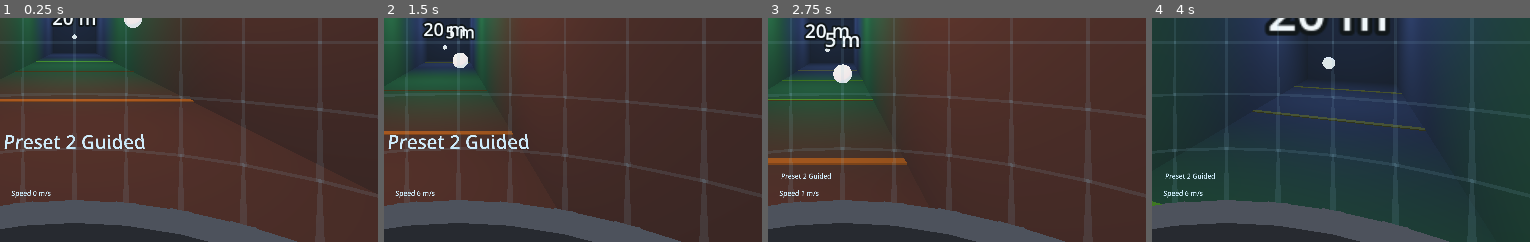
Above: before the commit, frames 1-4 (left to right).
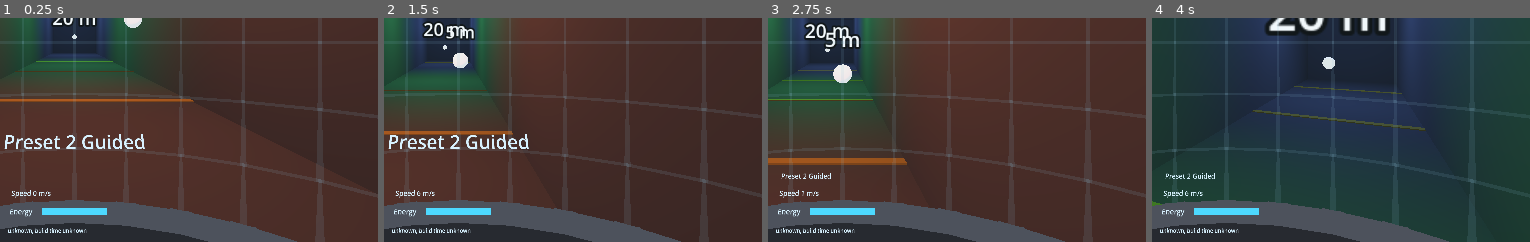
Above: after the commit, the same moments.

Repository: noless-zz/meltdown
Game: Godot game, scene res://main.tscn
The game is run twice, just before and just after one commit, with the same random seed, the same clock (stepped at 60 frames per second) and the same inputs.
Inputs (mouse positions are % of the whole screen's width and height, from its top left):
- Up to frame 1 (0.25 s): no input
- Up to frame 2 (1.5 s): tap Enter at 0.5 s; move the mouse to (73, 45) at 0.52 s; hold D 0.53-1.28 s; tap R at 0.6 s; click (73, 45) at 0.67 s; tap Space at 0.77 s; move the mouse to (29, 55) at 1.27 s; hold S from 1.28 s (still down); tap E at 1.35 s
- Up to frame 3 (2.75 s): tap Space at 1.52 s; move the mouse to (61, 28) at 2.02 s; release S at 2.03 s; hold D from 2.03 s (still down); tap Shift at 2.1 s
- Up to frame 4 (4 s): move the mouse to (45, 70) at 2.77 s; release D at 2.78 s; hold W 2.78-3.53 s; tap Z at 2.85 s; click (45, 70) at 2.92 s; tap Space at 3.02, 3.77 s; move the mouse to (82, 65) at 3.52 s; hold Left from 3.53 s (still down); tap Tab at 3.6 s
The pictures show only the part of the screen within x 40-90%, y 45-94%; the shares and areas given below are measured in that part.

The runs differ from the first frame. In frame 1, 0.8% of the frame differs, in the area x 2-29%, y 57-97%; in frame 2, 0.8%; in frame 3, 0.8%; in frame 4, 0.8%.

Commit message:
Draw the status panel over the cockpit frame (#199)
The solid shell of presets 1 and 2 sits nearer the eye than the status
panel, so the panel was hidden on preset 1 and cut by the window edge on
preset 2. Drawing it without a depth test, at a render priority above the
frame and below the reset fade, keeps it readable without moving it or
changing any cockpit file, and the fade still covers it.

Co-Authored-By: Claude Opus 5.5 <noreply@anthropic.com>
Claude-Session: https://claude.ai/code/session_01Hhhk42PAtihXfqxH2SDAqA

Diff:
--- /dev/null
+++ b/game/tests/test_status_panel_depth.gd
@@ -0,0 +1,121 @@
+extends RefCounted
+
+## The status panel draws over the cockpit frame and under the reset fade
+## (#199): the solid shell of presets 1 and 2 is nearer than the panel, so
+## without this the panel would be hidden on preset 1 and cut by the window
+## edge on preset 2 (CMF-1, CMF-6, ARC-3).
+
+const COCKPIT_DIR: String = "res://xr/cockpits"
+const SHIPPED_COCKPITS: Array[String] = ["anchored.json", "guided.json", "glass.json", "open.json"]
+## What the panel's placement was before #199; it must not move.
+const EXPECTED_POSITION: Vector3 = Vector3(0.0, -0.3, -0.55)
+const EXPECTED_TILT_DEGREES: float = 30.0
+
+
+## The render priorities of every material the panel draws with, by node name.
+static func _panel_priorities(panel: StatusPanel) -> Dictionary:
+	var result: Dictionary = {}
+	for child: Node in panel.get_children():
+		if child is Label3D:
+			result[String(child.name)] = (child as Label3D).render_priority
+		elif child is MeshInstance3D:
+			result[String(child.name)] = (child as MeshInstance3D).material_override.render_priority
+	return result
+
+
+## The highest render priority on any material of `frame`.
+static func _highest_frame_priority(frame: CockpitFrame) -> int:
+	var highest: int = Material.RENDER_PRIORITY_MIN
+	for child: Node in frame.get_children():
+		var instance: GeometryInstance3D = child as GeometryInstance3D
+		if instance == null:
+			continue
+		var material: Material = instance.material_override
+		while material != null:
+			highest = maxi(highest, material.render_priority)
+			material = material.next_pass
+		var multimesh_node: MultiMeshInstance3D = instance as MultiMeshInstance3D
+		if multimesh_node != null and multimesh_node.multimesh.mesh != null:
+			var mesh: Mesh = multimesh_node.multimesh.mesh
+			for surface: int in mesh.get_surface_count():
+				var surface_material: Material = mesh.surface_get_material(surface)
+				if surface_material != null:
+					highest = maxi(highest, surface_material.render_priority)
+	return highest
+
+
+func test_every_label_and_bar_draws_without_depth_test() -> String:
+	var panel: StatusPanel = StatusPanel.new()
+	var problems: Array[String] = []
+	var drawn: int = 0
+	for child: Node in panel.get_children():
+		if child is Label3D:
+			drawn += 1
+			if not (child as Label3D).no_depth_test:
+				problems.append(String(child.name))
+		elif child is MeshInstance3D:
+			drawn += 1
+			var material: BaseMaterial3D = (child as MeshInstance3D).material_override as BaseMaterial3D
+			if material == null or not material.no_depth_test:
+				problems.append(String(child.name))
+	panel.free()
+	if drawn < 7:
+		return "expected at least 7 labels and bars, found %d" % drawn
+	if not problems.is_empty():
+		return "depth test still on for %s" % [problems]
+	return ""
+
+
+func test_priority_sits_above_every_shipped_frame_and_below_the_fade() -> String:
+	var panel: StatusPanel = StatusPanel.new()
+	var priorities: Dictionary = _panel_priorities(panel)
+	panel.free()
+	var fade: FadeOverlay = FadeOverlay.new()
+	var fade_priority: int = fade.material_override.render_priority
+	fade.free()
+	var lowest: int = Material.RENDER_PRIORITY_MAX
+	var highest: int = Material.RENDER_PRIORITY_MIN
+	for value: int in priorities.values():
+		lowest = mini(lowest, value)
+		highest = maxi(highest, value)
+	if highest >= fade_priority or highest >= Material.RENDER_PRIORITY_MAX:
+		return "panel priority %d does not sit below the fade quad's %d" % [highest, fade_priority]
+	for file: String in SHIPPED_COCKPITS:
+		var spec: CockpitSpec = CockpitSpec.load_file(COCKPIT_DIR + "/" + file)
+		if spec.error != "":
+			return "%s: %s" % [file, spec.error]
+		var frame: CockpitFrame = CockpitFrame.new(spec)
+		var frame_priority: int = _highest_frame_priority(frame)
+		var parts: int = frame.get_child_count()
+		frame.free()
+		if parts == 0:
+			return "%s built no parts, so the comparison means nothing" % file
+		if lowest <= frame_priority:
+			return "panel priority %d is not above %s's %d" % [lowest, file, frame_priority]
+	return ""
+
+
+func test_named_priority_lies_between_frame_and_fade() -> String:
+	if StatusPanel.RENDER_PRIORITY <= 0:
+		return "RENDER_PRIORITY %d is not above the frame's default 0" % StatusPanel.RENDER_PRIORITY
+	if StatusPanel.RENDER_PRIORITY_TOP >= Material.RENDER_PRIORITY_MAX:
+		return "RENDER_PRIORITY_TOP %d reaches the fade's priority" % StatusPanel.RENDER_PRIORITY_TOP
+	return ""
+
+
+func test_the_filled_bar_draws_over_its_track() -> String:
+	var panel: StatusPanel = StatusPanel.new()
+	var priorities: Dictionary = _panel_priorities(panel)
+	panel.free()
+	if priorities[StatusPanel.ENERGY_BAR_NAME] <= priorities[StatusPanel.ENERGY_TRACK_NAME]:
+		return "bar priority %d is not above its track's %d" % [
+			priorities[StatusPanel.ENERGY_BAR_NAME], priorities[StatusPanel.ENERGY_TRACK_NAME]]
+	return ""
+
+
+func test_the_panel_keeps_its_place() -> String:
+	if StatusPanel.COCKPIT_POSITION != EXPECTED_POSITION:
+		return "the panel moved to %s" % StatusPanel.COCKPIT_POSITION
+	if not is_equal_approx(StatusPanel.TILT_DEGREES, EXPECTED_TILT_DEGREES):
+		return "the tilt changed to %.1f" % StatusPanel.TILT_DEGREES
+	return ""
--- a/game/xr/status_panel.gd
+++ b/game/xr/status_panel.gd
@@ -48,6 +48,16 @@
 const RECHARGING_COLOR: Color = Color(0.6, 0.6, 0.6)
 const BAR_COLOR: Color = Color(0.3, 0.85, 1.0)
 const TRACK_COLOR: Color = Color(0.15, 0.2, 0.25)
+## The panel draws without a depth test, over whatever lies between it and the
+## eyes: the solid shell of cockpit presets 1 and 2 is nearer than the panel
+## (#199). Its render priority sits above the cockpit frame's materials, which
+## keep the default 0, so the panel lands on top of the shell, and well below
+## the reset fade quad (`Material.RENDER_PRIORITY_MAX`), so the fade still
+## covers the panel.
+const RENDER_PRIORITY: int = 10
+## Labels and the filled bar draw one step above the bar's track, so the
+## track never covers them now that depth no longer decides.
+const RENDER_PRIORITY_TOP: int = RENDER_PRIORITY + 1
 
 ## Seconds the large preset label has left; 0 when it is hidden.
 var large_seconds_left: float = 0.0
@@ -74,8 +84,8 @@
 	_preset_large = _label(PRESET_LARGE_NAME, Vector3(0.0, 0.11, 0.0), LARGE_FONT)
 	_preset_large.horizontal_alignment = HORIZONTAL_ALIGNMENT_CENTER
 	_preset_large.visible = false
-	_bar(ENERGY_TRACK_NAME, TRACK_COLOR, -0.001)
-	_energy_bar = _bar(ENERGY_BAR_NAME, BAR_COLOR, 0.0)
+	_bar(ENERGY_TRACK_NAME, TRACK_COLOR, -0.001, RENDER_PRIORITY)
+	_energy_bar = _bar(ENERGY_BAR_NAME, BAR_COLOR, 0.0, RENDER_PRIORITY_TOP)
 	_set_bar_fraction(1.0)
 
 
@@ -155,16 +165,20 @@
 	label.horizontal_alignment = HORIZONTAL_ALIGNMENT_LEFT
 	label.modulate = TEXT_COLOR
 	label.cast_shadow = GeometryInstance3D.SHADOW_CASTING_SETTING_OFF
+	label.no_depth_test = true
+	label.render_priority = RENDER_PRIORITY_TOP
 	add_child(label)
 	return label
 
 
-func _bar(bar_name: String, color: Color, depth: float) -> MeshInstance3D:
+func _bar(bar_name: String, color: Color, depth: float, priority: int) -> MeshInstance3D:
 	var quad: QuadMesh = QuadMesh.new()
 	quad.size = Vector2(BAR_WIDTH, BAR_HEIGHT)
 	var material: StandardMaterial3D = StandardMaterial3D.new()
 	material.shading_mode = BaseMaterial3D.SHADING_MODE_UNSHADED
 	material.albedo_color = color
+	material.no_depth_test = true
+	material.render_priority = priority
 	var bar: MeshInstance3D = MeshInstance3D.new()
 	bar.name = bar_name
 	bar.mesh = quad
Not shown, added: game/tests/test_status_panel_depth.gd.uid
Not shown, added: docs/devlog/2026-11-16-0649-builder-issue-199.md
